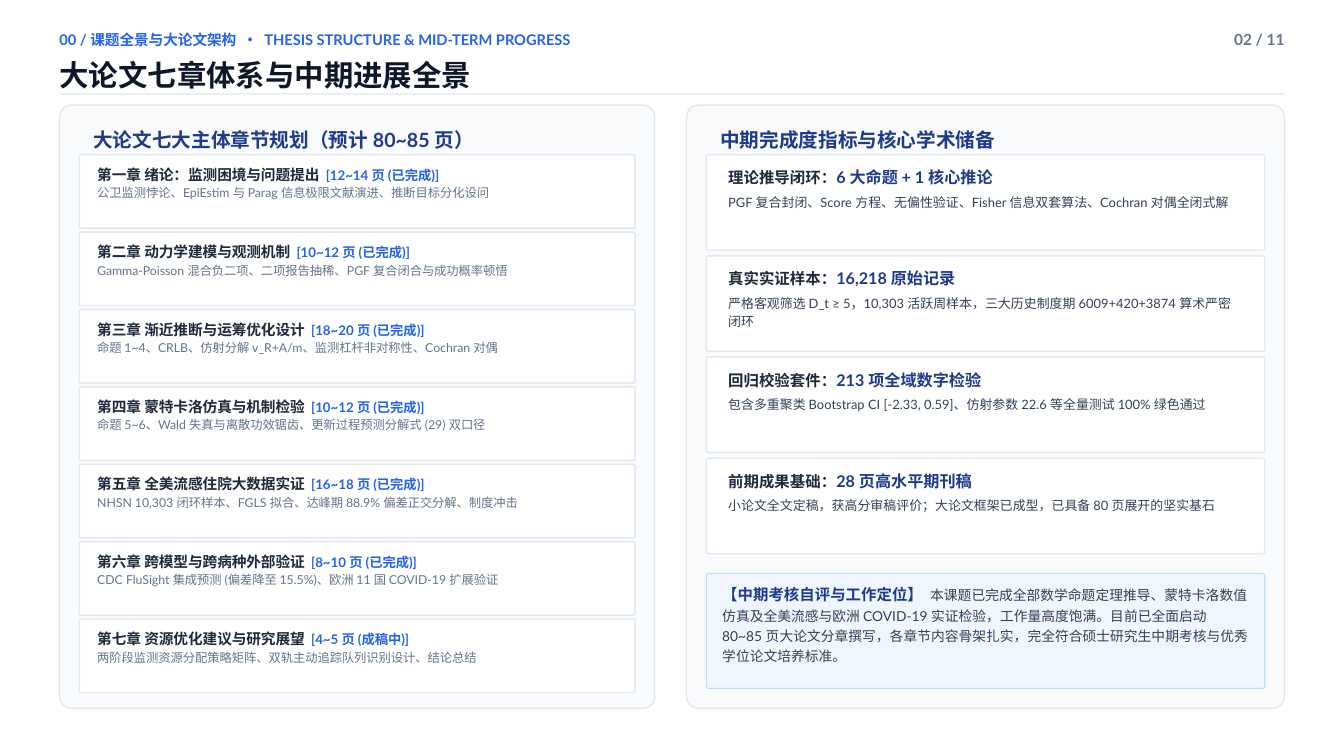
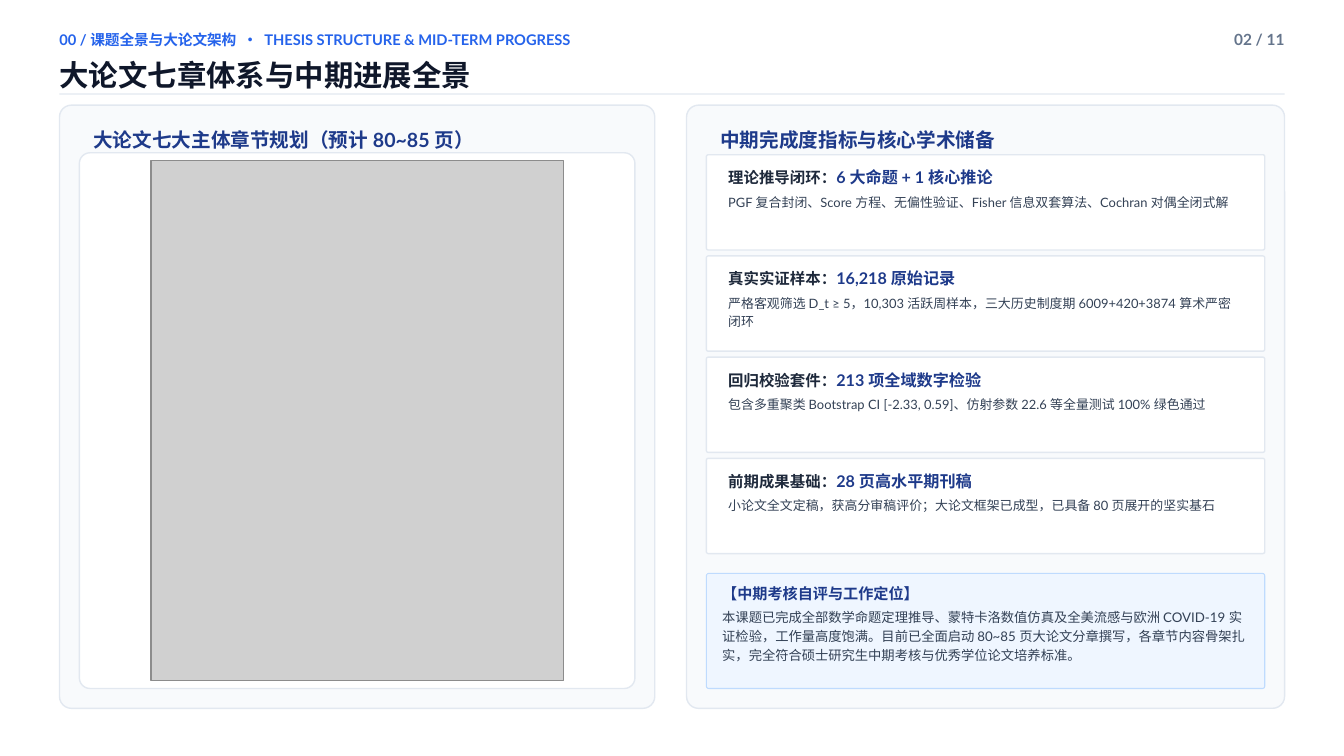
Before and after one commit to wangchi2068/case-count-inference-bottleneck, a slide deck: slide 2 of 学术答辩PPT_简约大气优化版.pptx. Drawn at 1344x756 pixels with LibreOffice and Linux fonts; fonts in the diff are those of the drawing; grey boxes stand for pictures. Boxes give left, top, right and bottom in pixels: in the first picture for what was removed or moved away, otherwise in the second. Text is boxed around its words. In the diff, an @@ line names an element or a change of style, - is before the commit and + after.

```diff
--- a/学术答辩PPT_简约大气优化版.pptx
+++ b/学术答辩PPT_简约大气优化版.pptx
@@ rounded rectangle: place and size @@
-rounded rectangle at (80, 387, 635, 461)
+rounded rectangle at (80, 153, 635, 689)
@@ rounded rectangle removed at (80, 155, 635, 229) @@
@@ text removed at (97, 167, 489, 199) @@
-第一章 绪论：监测困境与问题提出 [12~14 页 (已完成)]
-公卫监测悖论、EpiEstim 与 Parag 信息极限文献演进、推断目标分化设问
@@ picture added at (151, 160, 564, 681) @@
@@ rounded rectangle removed at (80, 232, 635, 306) @@
@@ text removed at (97, 244, 508, 276) @@
-第二章 动力学建模与观测机制 [10~12 页 (已完成)]
-Gamma-Poisson 混合负二项、二项报告抽稀、PGF 复合闭合与成功概率顿悟
@@ rounded rectangle removed at (80, 310, 635, 383) @@
@@ text removed at (97, 322, 498, 354) @@
-第三章 渐近推断与运筹优化设计 [18~20 页 (已完成)]
-命题 1~4、CRLB、仿射分解 v_R+A/m、监测杠杆非对称性、Cochran 对偶
@@ text removed at (97, 397, 486, 431) @@
-第四章 蒙特卡洛仿真与机制检验 [10~12 页 (已完成)]
-命题 5~6、Wald 失真与离散功效锯齿、更新过程预测分解式 (29) 双口径
@@ rounded rectangle removed at (80, 465, 635, 538) @@
@@ text removed at (97, 476, 518, 508) @@
-第五章 全美流感住院大数据实证 [16~18 页 (已完成)]
-NHSN 10,303 闭环样本、FGLS 拟合、达峰期 88.9% 偏差正交分解、制度冲击
@@ rounded rectangle removed at (80, 541, 635, 615) @@
@@ text removed at (97, 554, 498, 586) @@
-第六章 跨模型与跨病种外部验证 [8~10 页 (已完成)]
-CDC FluSight 集成预测 (偏差降至 15.5%)、欧洲 11 国 COVID-19 扩展验证
@@ text at (722, 586, 1245, 661): text changed; size 9.8 to 9.5 pt @@
-【中期考核自评与工作定位】 本课题已完成全部数学命题定理推导、蒙特卡洛数值仿真及全美流感与欧洲 COVID-19 实证检验，工作量高度饱满。目前已全面启动 80~85 页大论文分章撰写，各章节内容骨架扎实，完全符合硕士研究生中期考核与优秀学位论文培养标准。
+【中期考核自评与工作定位】
+本课题已完成全部数学命题定理推导、蒙特卡洛数值仿真及全美流感与欧洲 COVID-19 实证检验，工作量高度饱满。目前已全面启动 80~85 页大论文分章撰写，各章节内容骨架扎实，完全符合硕士研究生中期考核与优秀学位论文培养标准。
@@ rounded rectangle removed at (80, 619, 635, 693) @@
@@ text removed at (97, 631, 477, 663) @@
-第七章 资源优化建议与研究展望 [4~5 页 (成稿中)]
-两阶段监测资源分配策略矩阵、双轨主动追踪队列识别设计、结论总结
```
Also in this commit, not shown: 8 other slides changed, 25 other files.
